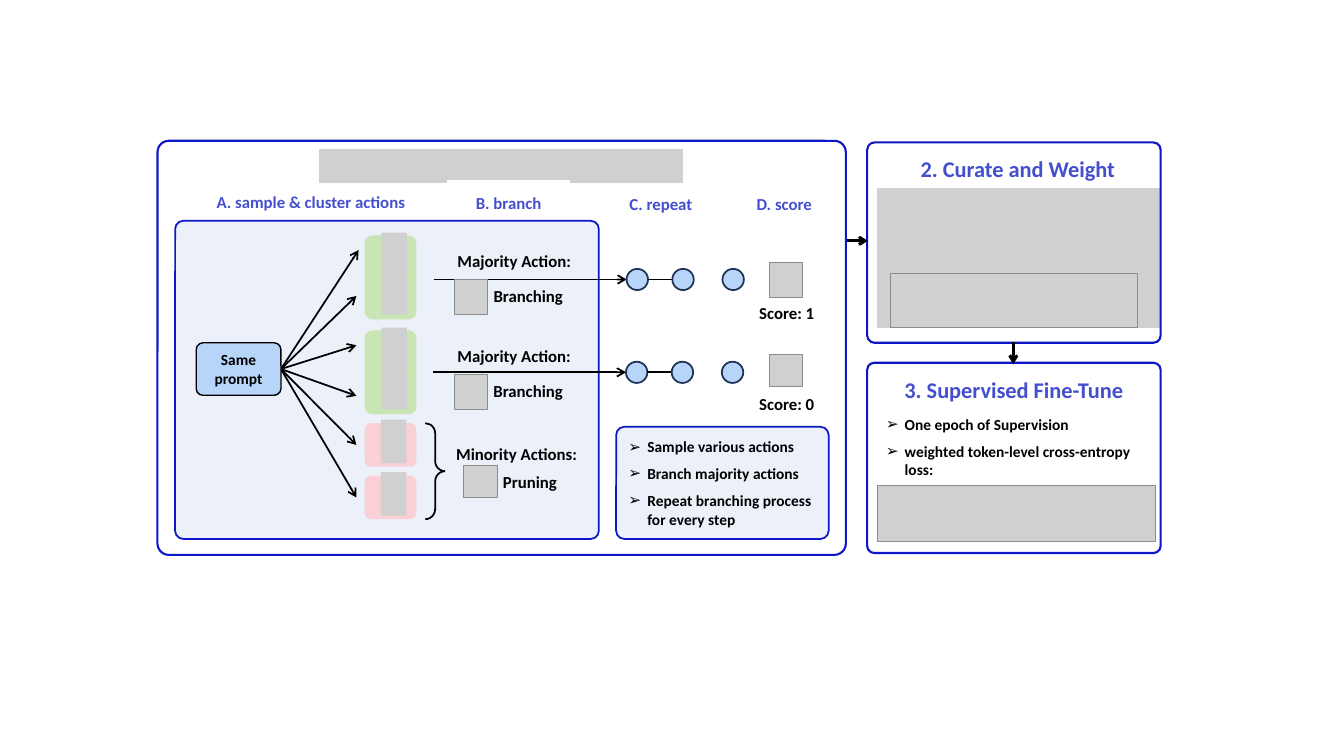
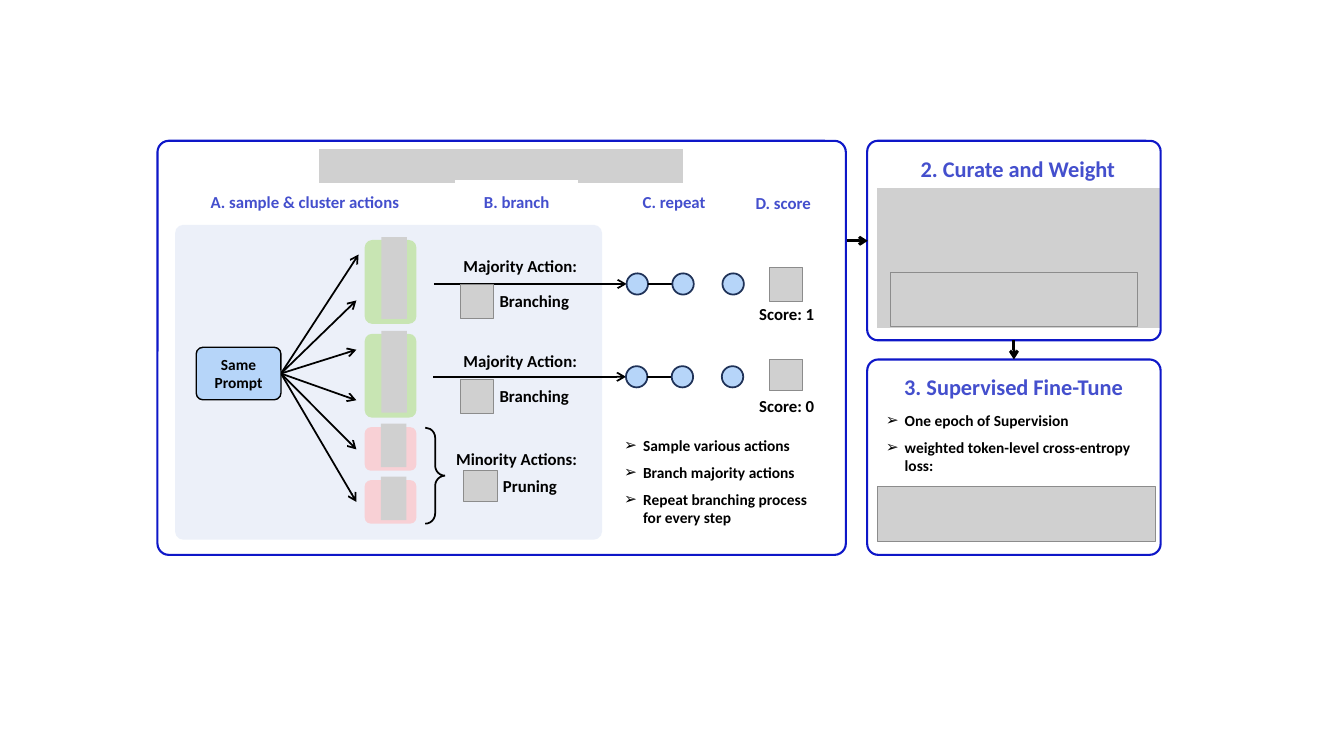
Before and after one commit to ArtysicistZ/ENVS, a slide deck: slide 1 of docs/pipeline.pptx. Drawn at 1344x756 pixels with LibreOffice and Linux fonts; fonts in the diff are those of the drawing; grey boxes stand for pictures; background and template pictures are left out. Boxes give left, top, right and bottom in pixels: in the first picture for what was removed or moved away, otherwise in the second. Text is boxed around its words. In the diff, an @@ line names an element or a change of style, - is before the commit and + after.

```diff
--- a/docs/pipeline.pptx
+++ b/docs/pipeline.pptx
@@ rounded rectangle at box(867, 141, 1160, 341): proportions changed @@
@@ rectangle "A. sample & cluster actions": place and size @@
-rectangle "A. sample & cluster actions" at box(194, 180, 427, 224)
+rectangle "A. sample & cluster actions" at box(188, 180, 421, 224)
@@ rectangle "B. branch": place and size @@
-rectangle "B. branch" at box(449, 181, 570, 225)
+rectangle "B. branch" at box(457, 180, 578, 224)
@@ rectangle "C. repeat": place and size @@
-rectangle "C. repeat" at box(602, 187, 720, 220)
+rectangle "C. repeat" at box(615, 186, 733, 219)
@@ rectangle "D. score": place and size @@
-rectangle "D. score" at box(726, 179, 844, 230)
+rectangle "D. score" at box(738, 187, 829, 220)
@@ rounded rectangle: place and size @@
-rounded rectangle at box(175, 221, 599, 539)
+rounded rectangle at box(175, 225, 603, 539)
@@ rounded rectangle at box(175, 225, 603, 539): outline #0E17C8 1.25 pt to none @@
@@ arrow moved from (1013, 343) - (1013, 364) to (1014, 341) - (1014, 360) @@
@@ rectangle removed at box(1116, 345, 1177, 352) @@
@@ text in rounded rectangle at box(215, 360, 263, 391): text changed @@
-Same prompt
+Same Prompt
@@ 8 pictures, 8 arrows, 6 ellipses, 4 rounded rectangles, 2 texts, 2 lines, 1 right brace: place and size @@
-8 pictures, 8 arrows, 6 ellipses, 4 rounded rectangles, 2 texts, 2 lines, 1 right brace at box(197, 233, 804, 519)
+8 pictures, 8 arrows, 6 ellipses, 4 rounded rectangles, 2 texts, 2 lines, 1 right brace at box(197, 237, 804, 523)
@@ 4 texts, 2 pictures: place and size @@
-4 texts, 2 pictures at box(455, 255, 571, 409)
+4 texts, 2 pictures at box(461, 260, 577, 413)
@@ rounded rectangle at box(867, 360, 1160, 556): proportions changed @@
@@ text "Sample various actions": place and size @@
-text "Sample various actions" at box(616, 426, 829, 538)
+text "Sample various actions" at box(643, 440, 807, 526)
@@ text "Sample various actions" at box(643, 440, 807, 526): fill #ECF1F9 to none; outline #0E17C8 1.25 pt to none @@
```
Also in this commit, not shown: 2 other slides changed, 13 other files.
